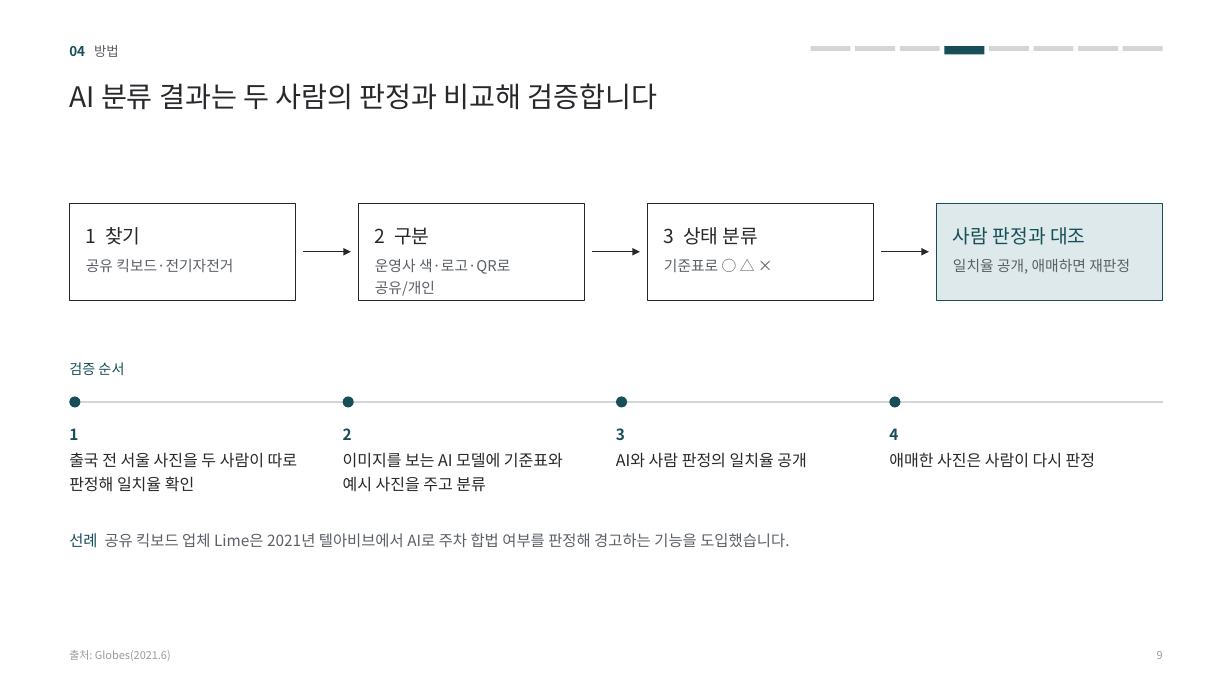
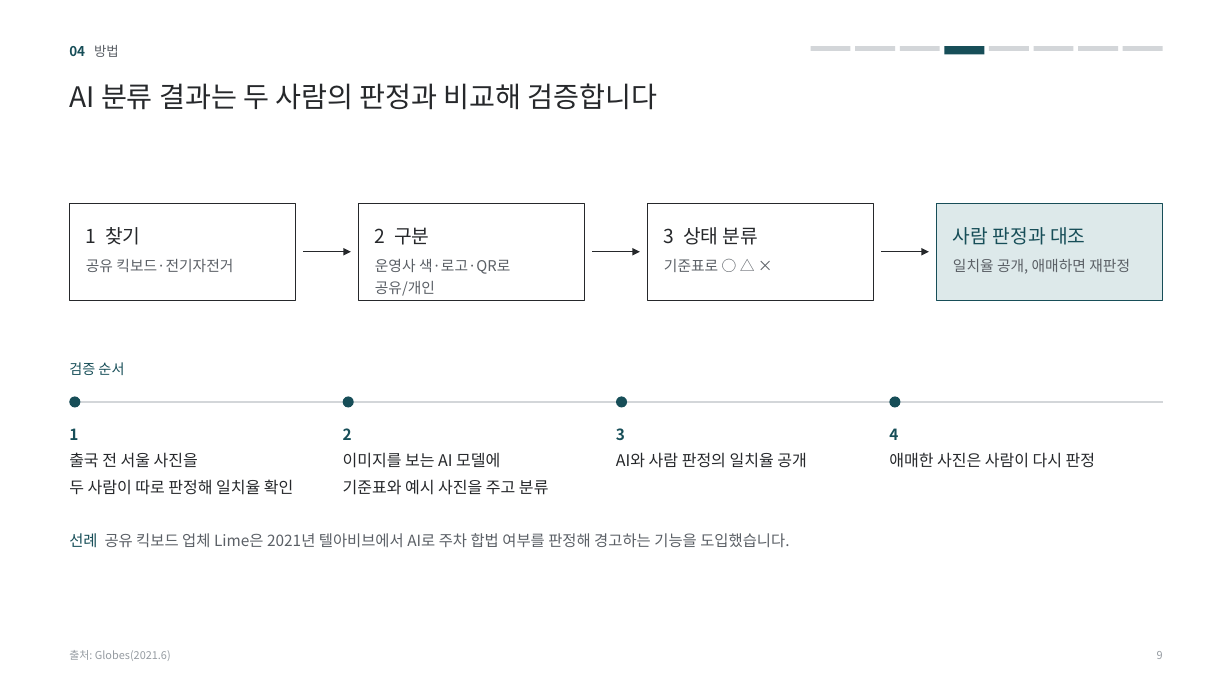
Before and after one commit to hyojoon62/Claude, a slide deck: slide 9 of 프로젝트계획서_별지_사실확인반영.pptx. Drawn at 1232x693 pixels with LibreOffice and Linux fonts; fonts in the diff are those of the drawing. Boxes give left, top, right and bottom in pixels: in the first picture for what was removed or moved away, otherwise in the second. Text is boxed around its words. In the diff, an @@ line names an element or a change of style, - is before the commit and + after.

```diff
--- a/프로젝트계획서_별지_사실확인반영.pptx
+++ b/프로젝트계획서_별지_사실확인반영.pptx
@@ text at [69, 452, 293, 495]: text changed @@
-출국 전 서울 사진을 두 사람이 따로 판정해 일치율 확인
+출국 전 서울 사진을
+두 사람이 따로 판정해 일치율 확인
@@ text at [343, 452, 549, 495]: text changed @@
-이미지를 보는 AI 모델에 기준표와 예시 사진을 주고 분류
+이미지를 보는 AI 모델에
+기준표와 예시 사진을 주고 분류
```
Also in this commit, not shown: 7 other slides changed, 3 other files.
